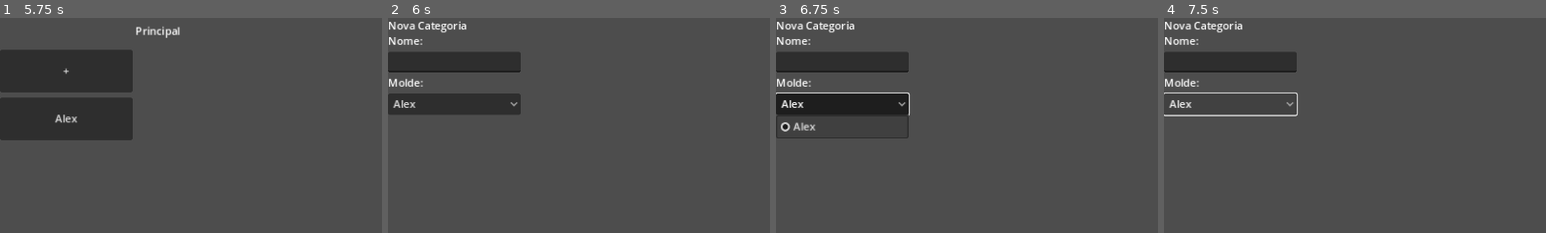
Above: before the commit, frames 1-4 (left to right).
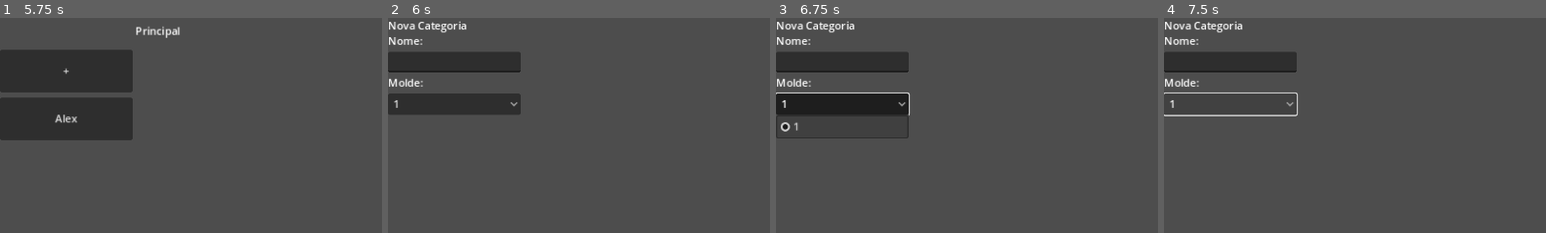
Above: after the commit, the same moments.

Repository: ramon-rodrigues3/AVLAR
Game: Godot game, scene res://main.tscn
Two runs of this game, one before a commit and one after it. Both use one fixed random seed, a clock stepped at 60 frames per second and the inputs below.
Inputs (mouse positions are % of the whole screen's width and height, from its top left):
- Up to frame 1 (5.75 s): click "+" at 0.5 s; click (9, 10) at 1.27 s; type "Alex" at 1.35 s; click "Salvar" at 2 s; click "Alex" at 2.75 s; click "Novo Molde +" at 3.5 s; click (9, 10) at 4.27 s; type "Alex" at 4.35 s; click "Salvar" at 5 s
- Up to frame 2 (6 s): click "+" at 5.75 s
- Up to frame 3 (6.75 s): click "Alex" (after the commit: "1") at 6.5 s
- Up to frame 4 (7.5 s): click "Alex" (after the commit: "1") at 7.25 s
The pictures show only the part of the screen within x 0-50%, y 0-50%; the shares and areas given below are measured in that part.

Frame 1 is identical in both runs. In frame 2, 0.1% of the frame differs, in the area x 1-8%, y 38-42%; in frame 3, 0.3%, in the area x 1-11%, y 38-53%; in frame 4, 0.1%.
Error before the commit: Attempt to call function 'dir_exists' in base 'null instance' on a null instance. (res://classes/data_api.gd:54)
Error after the commit: Attempt to call function 'dir_exists' in base 'null instance' on a null instance. (res://classes/data_api.gd:71)

Commit message:
evolução no sistema de comunicação com a DataApi

Diff:
--- a/classes/data_api.gd
+++ b/classes/data_api.gd
@@ -5,8 +5,8 @@
 	var model: Model
 
 	func _init(name: String, model: Model):
-		name = name
-		model = model
+		self.name = name
+		self.model = model
 
 class Model:
 	var name: String
@@ -14,34 +14,51 @@
 	var metrics: Array
 
 	func _init(dict: Dictionary):
-		name = dict["name"]
-		fields = dict["fields"]
-		metrics = dict["metrics"]
+		self.name = dict["name"]
+		self.fields = dict["fields"]
+		self.metrics = dict["metrics"]
 
 class Item:
 	pass
 
 var categorias: Array[Category]
 
-var caminho = "res://armazenamento_teste/arquivo.cfg"
+var model_path = "res://armazenamento_teste/model.cfg"
 var category_path = "res://armazenamento_teste/category.cfg"
 
 var model_cf = ConfigFile.new()
 var category_cf = ConfigFile.new()
 var item_cf = ConfigFile.new()
 
-func _init():
-	model_cf.load(caminho)
-	category_cf.load(category_path)
+func _ready():
+	if model_cf.load(model_path) != OK:
+		initialize_models()
+	if category_cf.load(category_path) != OK:
+		initialize_category()
+
 	criar_diretorios()
+	load_categorys()
+
+func initialize_models():
+	model_cf.set_value("Info", "count", 0)
+	model_cf.save(model_path)
+
+func initialize_category():
+	category_cf.set_value("Info", "count", 0)
+	category_cf.save(category_path)
 
 func load_categorys():
+	if not category_cf.has_section("Category"):
+		return
+
 	for key in category_cf.get_section_keys("Category"):
 		var data_category = category_cf.get_value("Category", key)
+
 		var categoria = Category.new(
 			data_category["name"],
-			get_model(data_category["model"])
+			get_model(data_category["model_id"])
 		)
+
 		categorias.append(categoria)
 
 func get_model(model_id) -> Model:
@@ -55,18 +72,25 @@
 		dir.make_dir("res://armazenamento_teste/itens")
 
 func save_new_model(new_model: Dictionary) -> void:
-	model_cf.set_value("Models", new_model["name"], new_model)
-	model_cf.save(caminho)
+	var count = model_cf.get_value("Info", "count")
+
+	model_cf.set_value("Models", str(count + 1), new_model)
+	model_cf.set_value("Info", "count", count + 1)
+	model_cf.save(model_path)
 
 func save_new_category(new_category: Dictionary) -> void:
-	print("Debug ... Salvando")
-	category_cf.set_value("Category", str(new_category.hash()), new_category)
+	var count = category_cf.get_value("Info", "count")
+	category_cf.set_value("Category", str(count + 1), new_category)
+	category_cf.set_value("Info", "count", count + 1)
 	category_cf.save(category_path)
 
 func get_model_name_list() -> Array:
 	return model_cf.get_section_keys("Models")
 
 func get_category_name_list() -> Array:
+	if not category_cf.has_section("Category"):
+		return []
+
 	var categorys = category_cf.get_section_keys("Category")
 	var category_names = []
 	for category in categorys:
@@ -90,7 +114,13 @@
 	pass
 
 func get_model_fields_from_category(category: String):
-	var model_name = category_cf.get_value("Category", category)["model"]
-	var model = model_cf.get_value("Models", model_name)
+	for categoria in categorias:
+		if categoria.name == category:
+			return categoria.model.fields
+	return []
 
-	return model["fields"]
+func get_model_metrics_from_category(category: String):
+	for categoria in categorias:
+		if categoria.name == category:
+			return categoria.model.metrics
+	return []
--- a/scripts/global.gd
+++ b/scripts/global.gd
@@ -3,4 +3,4 @@
 var categoria: String
 
 func _ready():
-	categoria = "Filmes" #para fins de teste
+	categoria = "Jogos" #para fins de teste
--- a/scripts/nova_categoria.gd
+++ b/scripts/nova_categoria.gd
@@ -12,7 +12,7 @@
 	if category_name_line.text:
 		var new_category = {
 			"name": category_name_line.text,
-			"model": category_model_option.get_item_text(
+			"model_id": category_model_option.get_item_text(
 				category_model_option.selected
 			)
 		}
--- a/scripts/novo_item.gd
+++ b/scripts/novo_item.gd
@@ -3,20 +3,20 @@
 @onready var vbox = $ScrollContainer/VBoxContainer
 
 func _ready():
-	for campo in DataApi.get_item_list(Global.categoria):
+	for campo in DataApi.get_model_fields_from_category(Global.categoria):
 		var vbox_2 = VBoxContainer.new()
 		var label = Label.new()
-		label.text = campo
+		label.text = campo["name"]
 		var line_edit = LineEdit.new()
 
 		vbox_2.add_child(label)
 		vbox_2.add_child(line_edit)
 		vbox.add_child(vbox_2)
 
-	for metrica in []: #DataApi.get_metrics(Global.categoria):
+	for metrica in DataApi.get_model_metrics_from_category(Global.categoria):
 		var vbox_2 = VBoxContainer.new()
 		var label = Label.new()
-		label.text = metrica
+		label.text = metrica.name
 		var line_edit = LineEdit.new()
 
 		vbox_2.add_child(label)
